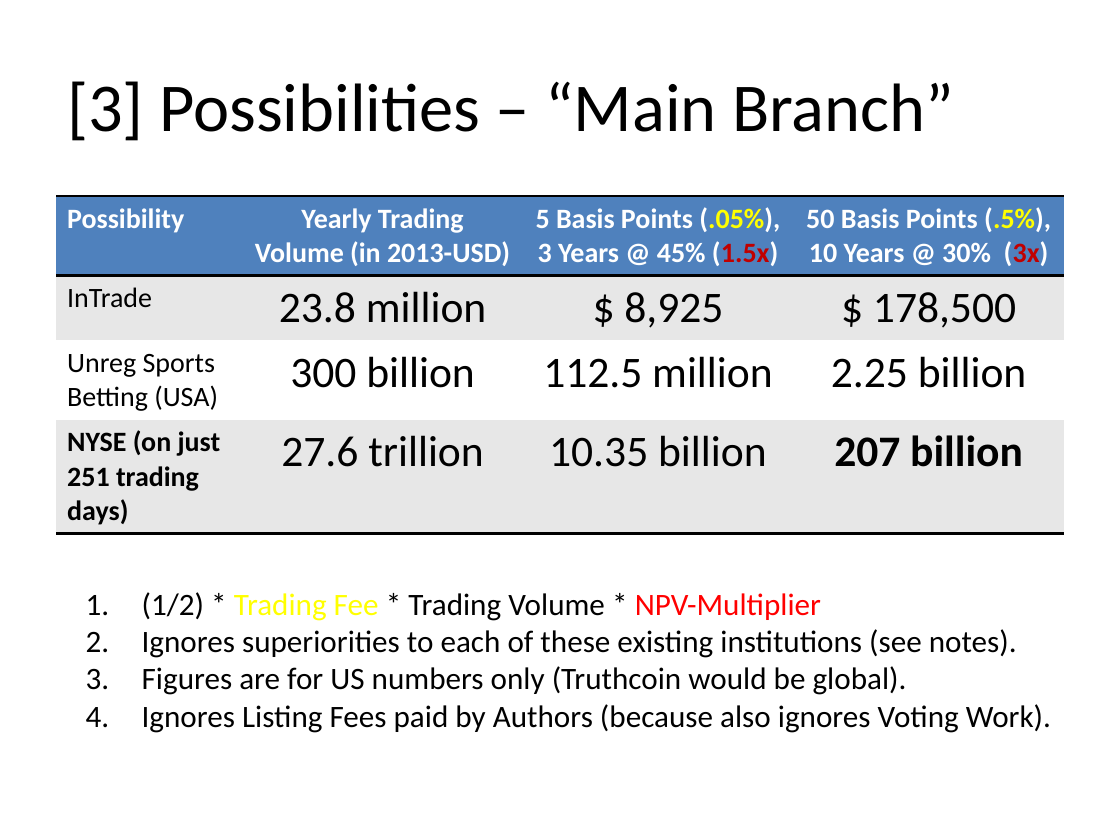
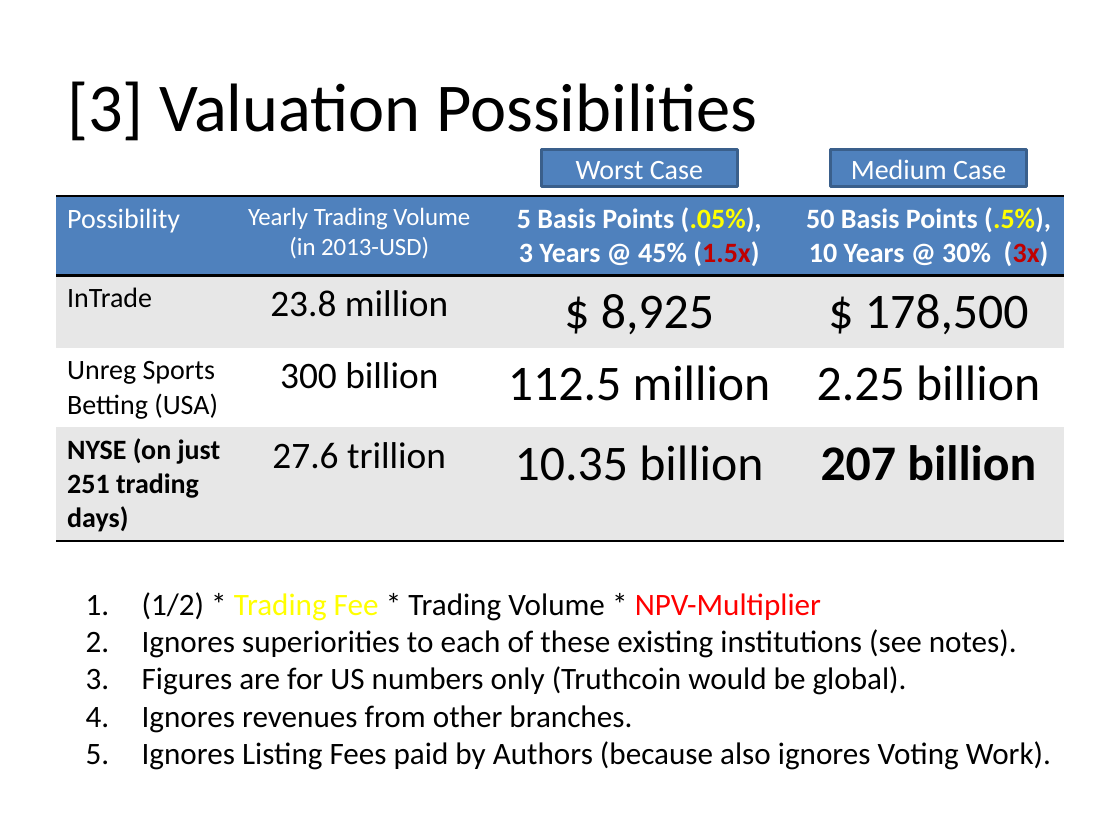
Before and after one commit to psztorc/Truthcoin, a slide deck: slide 10 of docs/TruthcoinValuable.pptx. Drawn at 1120x840 pixels with LibreOffice and Linux fonts; fonts in the diff are those of the drawing. Boxes give left, top, right and bottom in pixels: in the first picture for what was removed or moved away, otherwise in the second. Text is boxed around its words. In the diff, an @@ line names an element or a change of style, - is before the commit and + after.

Commit message:
Small Presentation Update

```diff
--- a/docs/TruthcoinValuable.pptx
+++ b/docs/TruthcoinValuable.pptx
@@ title at <box>67,81,757,141</box>: text changed @@
-[3] Possibilities – “Main Branch”
+[3] Valuation Possibilities
@@ rectangle added at <box>541,149,737,186</box>, fill #4F81BD, outline #3A5F8C 2 pt, 18 pt, text #FFFFFF @@
+Worst Case
@@ rectangle added at <box>831,149,1027,186</box>, fill #4F81BD, outline #3A5F8C 2 pt, 18 pt, text #FFFFFF @@
+Medium Case
@@ table at <box>56,196,1064,536</box> @@
@@ bold off in "Possibility", "Yearly Trading Volume (in 2013-USD)" @@
@@ size 18 to 16 pt in "Yearly Trading Volume (in 2013-USD)" @@
@@ size 28 to 24 pt in "23.8 million", "300 billion", "27.6 trillion" @@
@@ size 28 to 32 pt in "$ 8,925", "$ 178,500", "112.5 million", "2.25 billion" and 2 more places @@
@@ text at <box>142,705,632,733</box>: paragraph added @@
+4. Ignores revenues from other branches.
```
Also in this commit, not shown: 6 other slides changed, 1 slide added, 1 other file.
